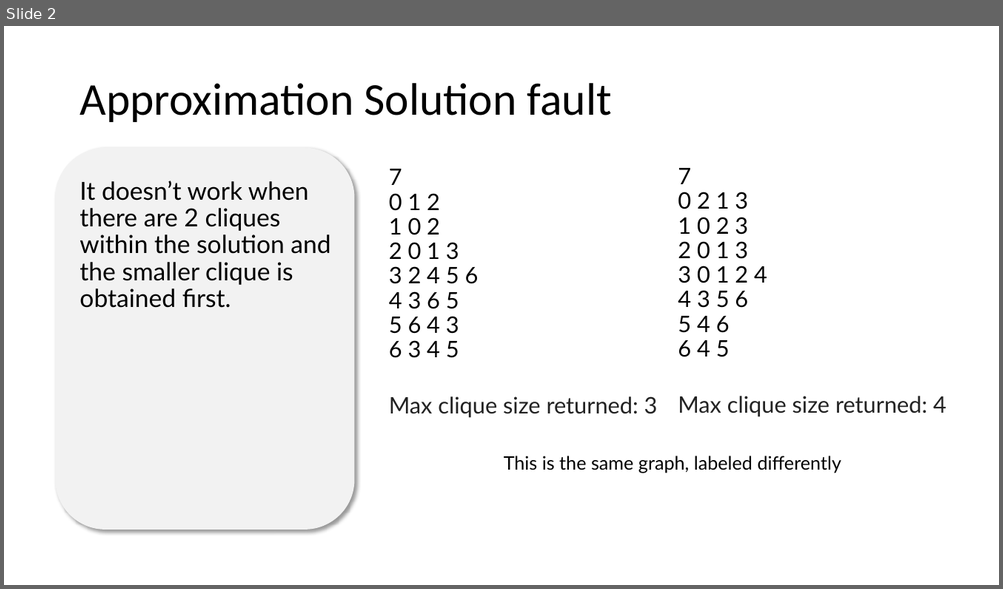
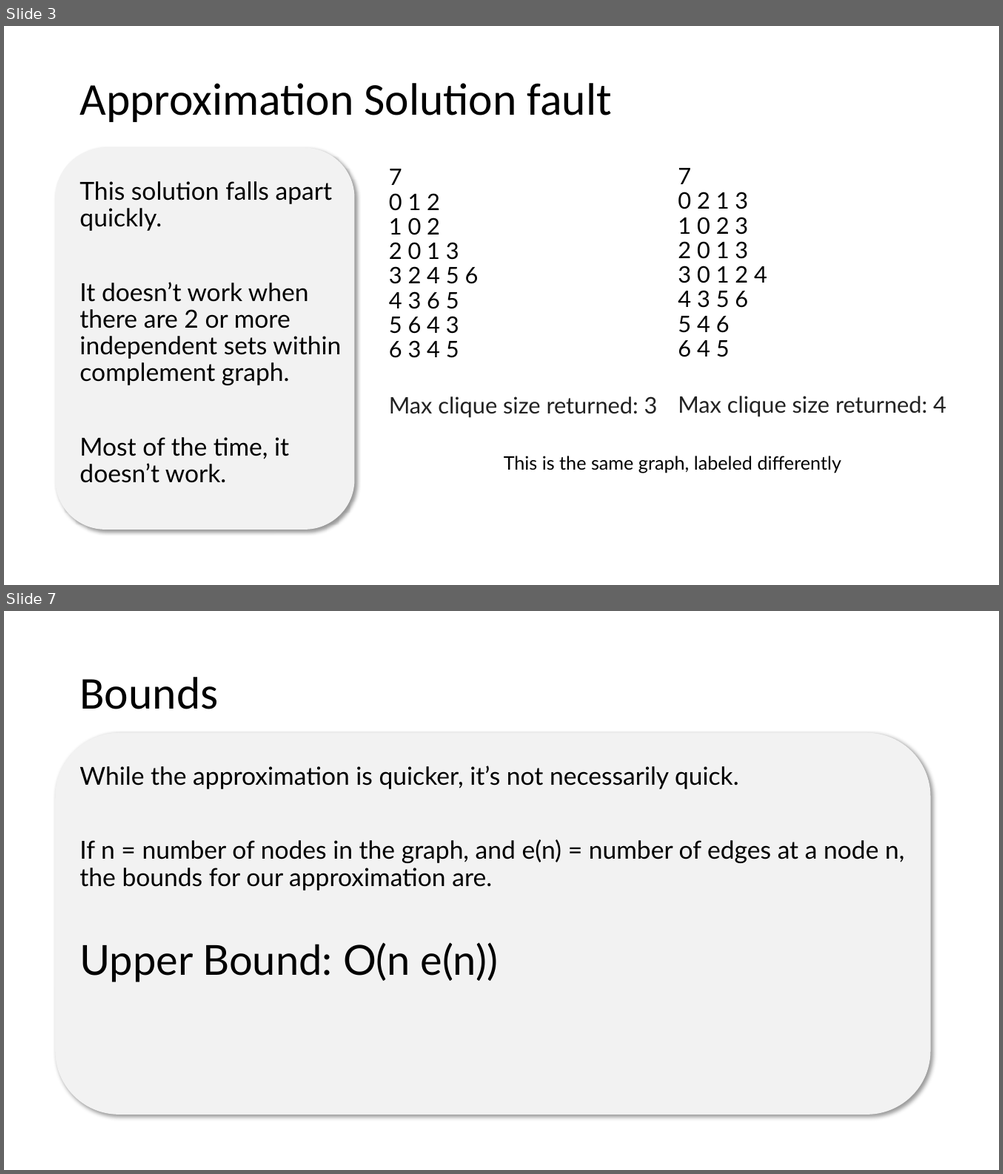
Before and after one commit to schaffsp/CS412FinalProject, a slide deck: approximation_presentation.pptx. Shown one above the other, each under a label of ours: slide 2 before the commit, slides 3 and 7 after it; the slides between them are not shown. The pictures are 1003x589 and 1003x1174 pixels, drawn with LibreOffice and Linux fonts; fonts in the diff are those of the drawing. Boxes give left, top, right and bottom in pixels: in the first picture for what was removed or moved away, otherwise in the second. Text is boxed around its words. In the diff, an @@ line names an element or a change of style, - is before the commit and + after.

```diff
--- a/approximation_presentation.pptx
+++ b/approximation_presentation.pptx
@@ slide 7 added at (4,611,999,1170), background #FFFFFF @@
@@ title added at (79,677,218,709), 44 pt, text #000000 @@
+Bounds
@@ rounded rectangle added at (56,732,930,1115), fill #F2F2F2 @@
@@ text added at (79,766,904,982), 24 pt, text #000000 @@
+While the approximation is quicker, it’s not necessarily quick.
+If n = number of nodes in the graph, and e(n) = number of edges at a node n, the bounds for our approximation are.
+Upper Bound: O(n e(n))
@@ what was slide 2 is now slide 3 @@
@@ slide 3 changed as well @@
@@ text at (79,181,341,483): text changed @@
-It doesn’t work when there are 2 cliques within the solution and the smaller clique is obtained first.
+This solution falls apart quickly.
+It doesn’t work when there are 2 or more independent sets within complement graph.
+Most of the time, it doesn’t work.
```
Also in this commit, not shown: 2 other slides changed, 3 other slides added, 2 slides removed, 1 other file.
